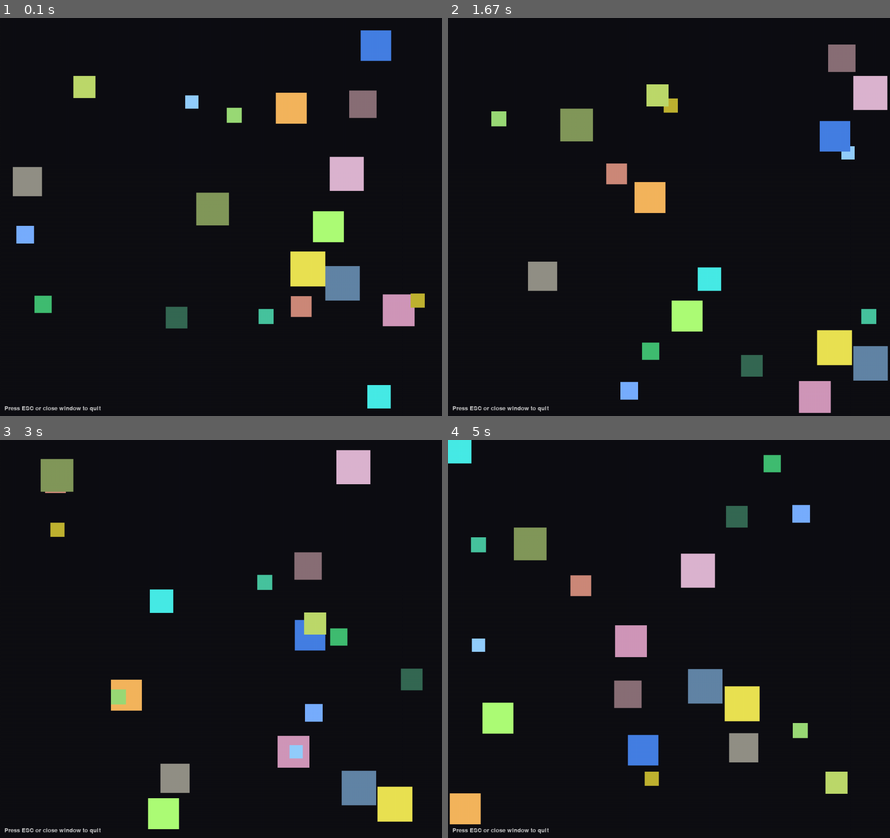
Above: before the commit, frames 1-4 (two rows, left to right).
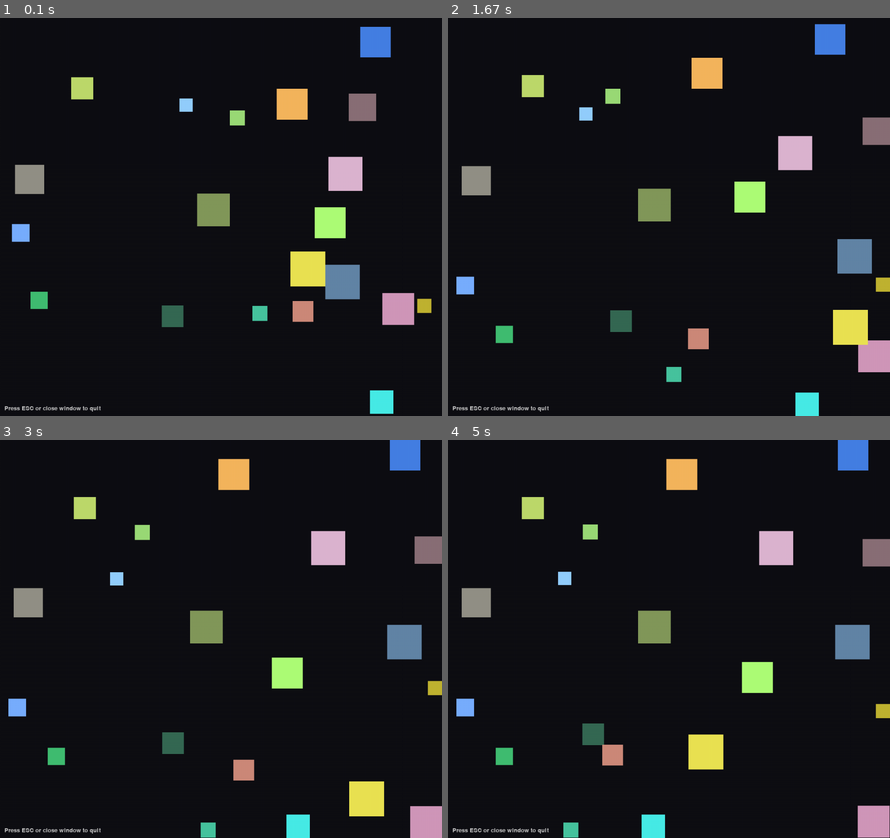
Above: after the commit, the same moments.

Repository: Ahtshm2004/lab8-pygame
Game: pygame game, started from main.py
Two runs of this game, one before a commit and one after it. Both use one fixed random seed, a clock stepped at 60 frames per second and the inputs below.
Inputs:
- Up to frame 1 (0.1 s): no input
- Up to frame 2 (1.67 s): no input
- Up to frame 3 (3 s): no input
- Up to frame 4 (5 s): no input

The runs differ from the first frame. In frame 1, 2.6% of the frame differs, in the area x 2-98%, y 2-100%; in frame 2, 14%; in frame 3, 14%; in frame 4, 16%, in the area x 0-100%, y 0-100%.

Commit message:
feat: chasing/fleeing behaviour

Diff:
--- a/main.py
+++ b/main.py
@@ -1,5 +1,6 @@
 import sys
 import random
+import math
 import pygame
 
 
@@ -10,6 +11,12 @@
 MAX_SIZE = 80
 K = 150
 SPEED = 100
+
+# Fleeing & Wander behavior constants
+FLEE_RADIUS_MULTIPLIER = 3.5  # Threat detected at 3.5x the larger square's size
+FLEE_FORCE_WEIGHT = 0.2  # 20% flee force, 80% current velocity
+WANDER_CHANCE = 0.1  # 10% chance per frame to apply jitter
+WANDER_ANGLE_RANGE = 10  # ±10 degrees for jitter
 
 
 class Square:
@@ -29,8 +36,69 @@
 	def rect(self):
 		return pygame.Rect(int(self.x), int(self.y), self.size, self.size)
 
-	def update(self, dt):
-		# dt: seconds elapsed since last frame
+	def get_center(self):
+		"""Return the center position of the square"""
+		return (self.x + self.size / 2, self.y + self.size / 2)
+
+	def apply_wander(self):
+		"""Apply random jitter to velocity (±5° to ±10° rotation)"""
+		if random.random() < WANDER_CHANCE:
+			# Convert velocity to angle
+			angle = math.atan2(self.vy, self.vx)
+			# Add random jitter
+			jitter = math.radians(random.uniform(-WANDER_ANGLE_RANGE, WANDER_ANGLE_RANGE))
+			angle += jitter
+			# Preserve speed magnitude
+			speed = math.sqrt(self.vx**2 + self.vy**2)
+			self.vx = speed * math.cos(angle)
+			self.vy = speed * math.sin(angle)
+
+	def calculate_flee_force(self, larger_squares):
+		"""Calculate flee force from nearby larger squares"""
+		flee_vx = 0
+		flee_vy = 0
+
+		for other in larger_squares:
+			if other is self:
+				continue
+
+			# Calculate distance squared to avoid expensive sqrt
+			dx = other.x + other.size / 2 - (self.x + self.size / 2)
+			dy = other.y + other.size / 2 - (self.y + self.size / 2)
+			dist_squared = dx**2 + dy**2
+
+			# Check if threat is within awareness radius
+			threat_radius = FLEE_RADIUS_MULTIPLIER * other.size
+			if dist_squared < threat_radius**2:
+				# Calculate flee direction (away from threat)
+				if dist_squared > 0:  # Avoid division by zero
+					dist = math.sqrt(dist_squared)
+					flee_vx -= (dx / dist)  # Normalize and negate (away from threat)
+					flee_vy -= (dy / dist)
+
+		# Normalize flee force if it exists
+		flee_magnitude = math.sqrt(flee_vx**2 + flee_vy**2)
+		if flee_magnitude > 0:
+			flee_vx = (flee_vx / flee_magnitude) * 2  # Scale for effect
+			flee_vy = (flee_vy / flee_magnitude) * 2
+
+		return flee_vx, flee_vy
+
+	def update(self, dt, all_squares=None):
+		"""Update square position with fleeing and wander behavior"""
+		# Apply wander (random jitter)
+		self.apply_wander()
+
+		# Apply fleeing if this square is small and other squares exist
+		if all_squares:
+			larger_squares = [s for s in all_squares if s.size > self.size]
+			if larger_squares:
+				flee_vx, flee_vy = self.calculate_flee_force(larger_squares)
+				# Blend: 80% current velocity + 20% flee force
+				self.vx = 0.8 * self.vx + FLEE_FORCE_WEIGHT * flee_vx
+				self.vy = 0.8 * self.vy + FLEE_FORCE_WEIGHT * flee_vy
+
+		# Update position based on velocity
 		self.x += self.vx * dt * 60
 		self.y += self.vy * dt * 60
 
@@ -70,7 +138,7 @@
 					running = False
 
 		for s in squares:
-			s.update(dt)
+			s.update(dt, squares)
 
 		screen.fill((15, 15, 20))
 
Not shown, changed: README.md
Not shown, changed: JOURNAL.md
Not shown, added: MY_NOTES.md
Not shown, changed: REPORT.md
